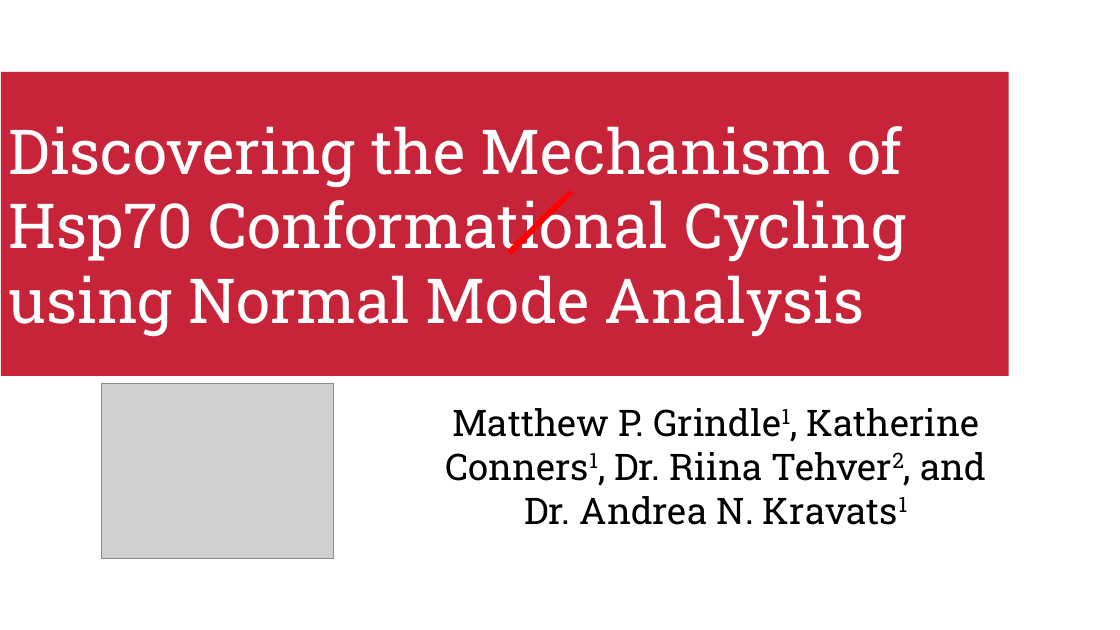
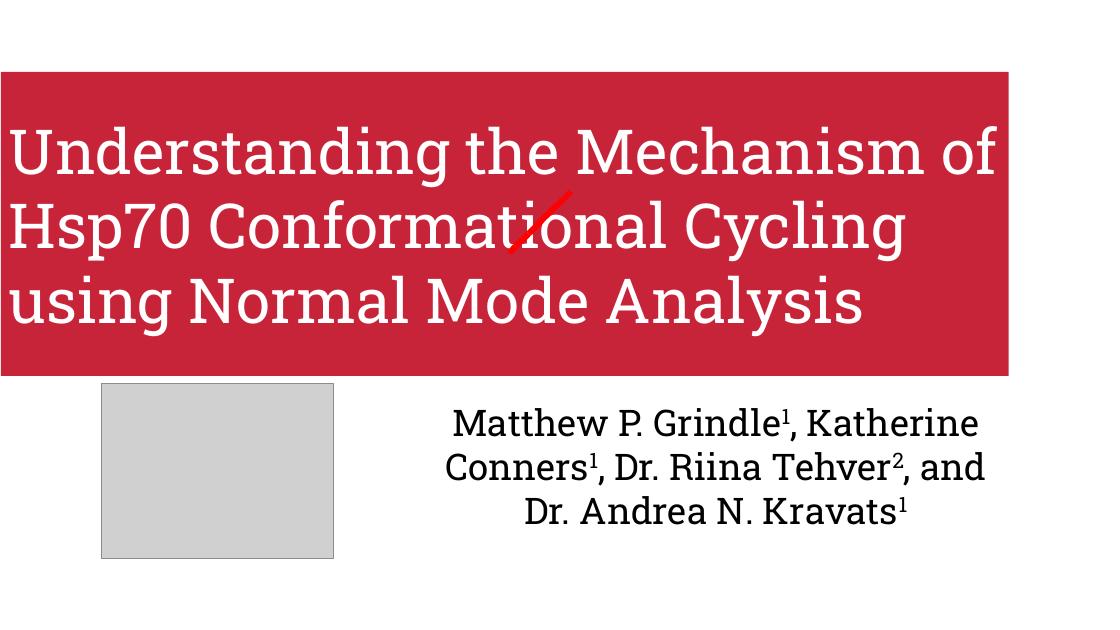
Before and after one commit to grindlm/NMA-DnaK, a slide deck: slide 1 of presentations/Grindle-DnaK-mwstressresponse.odp. Drawn at 1120x630 pixels with LibreOffice and Linux fonts; fonts in the diff are those of the drawing; grey boxes stand for pictures; background and template pictures are left out. Boxes give left, top, right and bottom in pixels: in the first picture for what was removed or moved away, otherwise in the second. Text is boxed around its words. In the diff, an @@ line names an element or a change of style, - is before the commit and + after.

Commit message:
presentations

```diff
--- a/presentations/Grindle-DnaK-mwstressresponse.odp
+++ b/presentations/Grindle-DnaK-mwstressresponse.odp
@@ title at [9,126,998,337]: text changed @@
-Discovering the Mechanism of Hsp70 Conformational Cycling using Normal Mode Analysis
+Understanding the Mechanism of Hsp70 Conformational Cycling using Normal Mode Analysis
```
Also in this commit, not shown: 1 other slide changed, 1 slide added, 1 slide removed, 3 other files.
